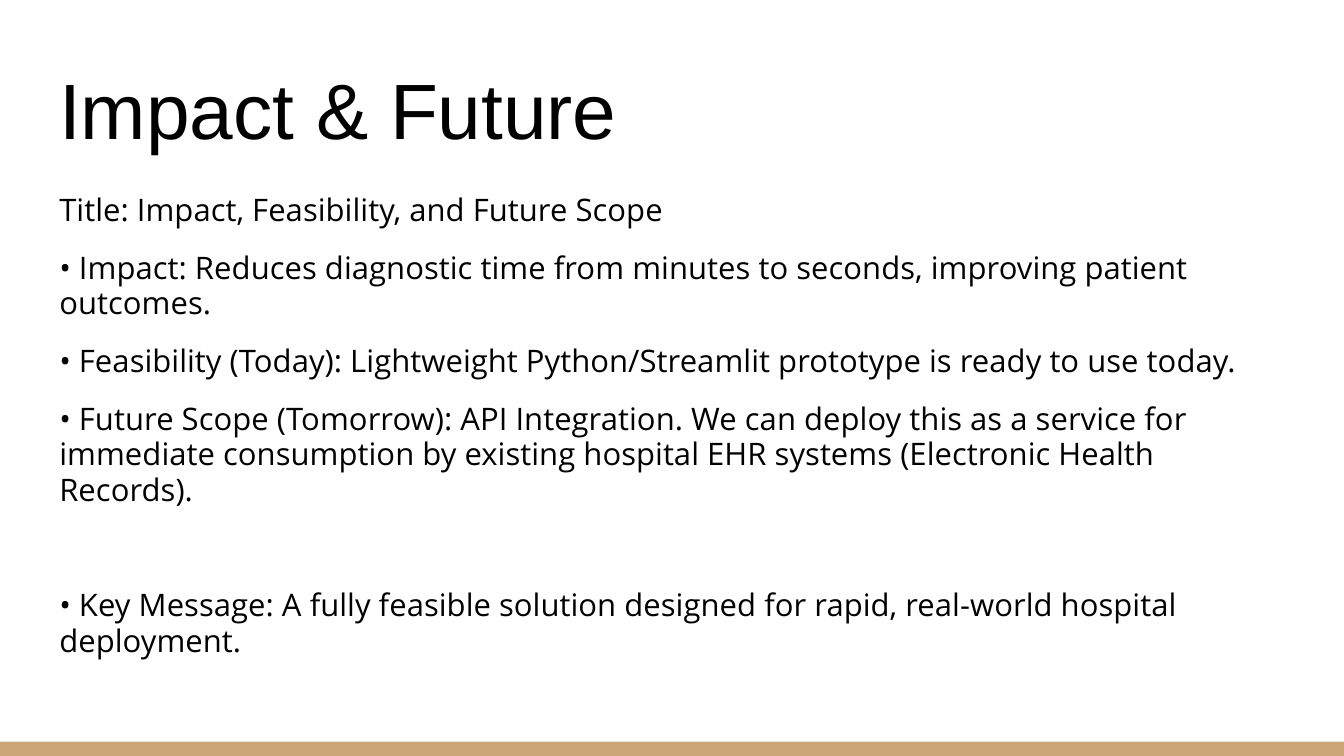
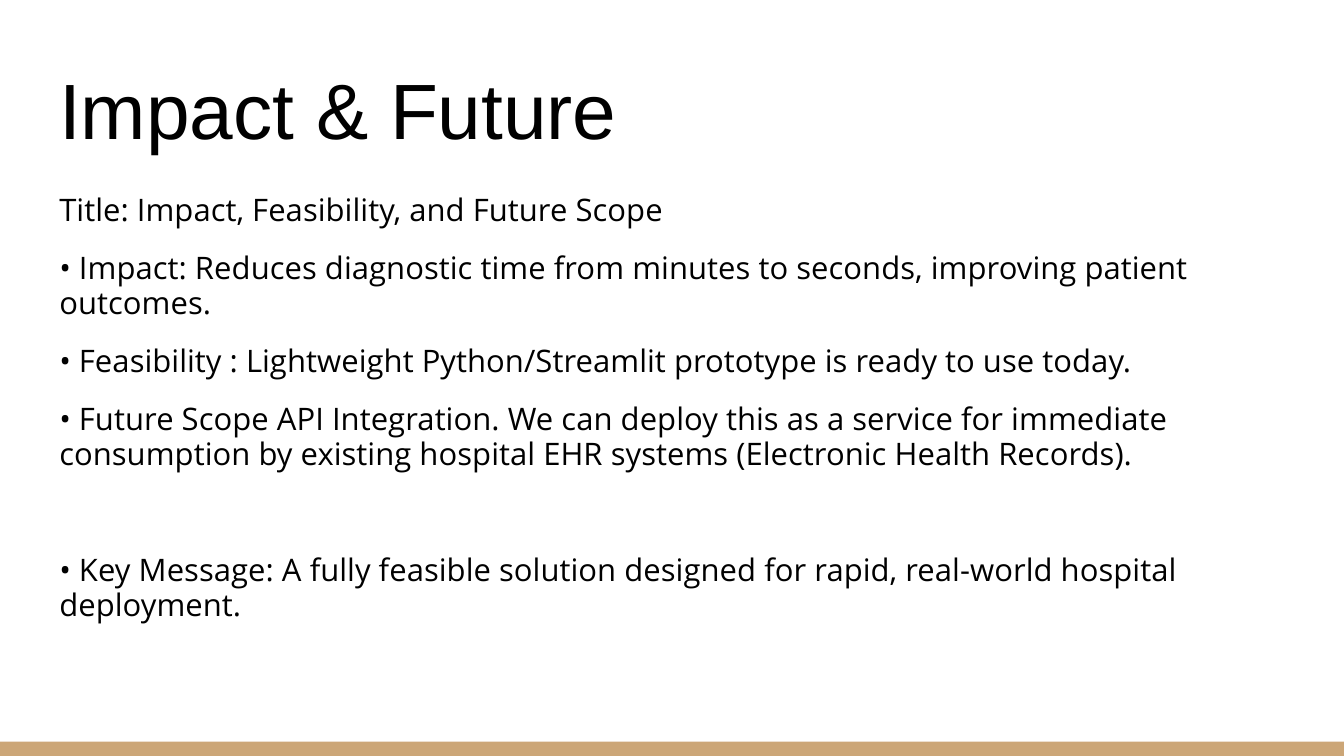
Before and after one commit to RoshiniBM/CODESPIRES, a slide deck: slide 5 of CODESPIRE ELY.pptx. Drawn at 1344x756 pixels with LibreOffice and Linux fonts; fonts in the diff are those of the drawing. Boxes give left, top, right and bottom in pixels: in the first picture for what was removed or moved away, otherwise in the second. Text is boxed around its words. In the diff, an @@ line names an element or a change of style, - is before the commit and + after.

```diff
--- a/CODESPIRE ELY.pptx
+++ b/CODESPIRE ELY.pptx
@@ text at (x1=59, y1=348, x2=1167, y2=473): text changed @@
-• Feasibility (Today): Lightweight Python/Streamlit prototype is ready to use today.
-• Future Scope (Tomorrow): API Integration. We can deploy this as a service for immediate consumption by existing hospital EHR systems (Electronic Health Records).
+• Feasibility : Lightweight Python/Streamlit prototype is ready to use today.
+• Future Scope API Integration. We can deploy this as a service for immediate consumption by existing hospital EHR systems (Electronic Health Records).
```
Also in this commit, not shown: 3 other slides changed.
